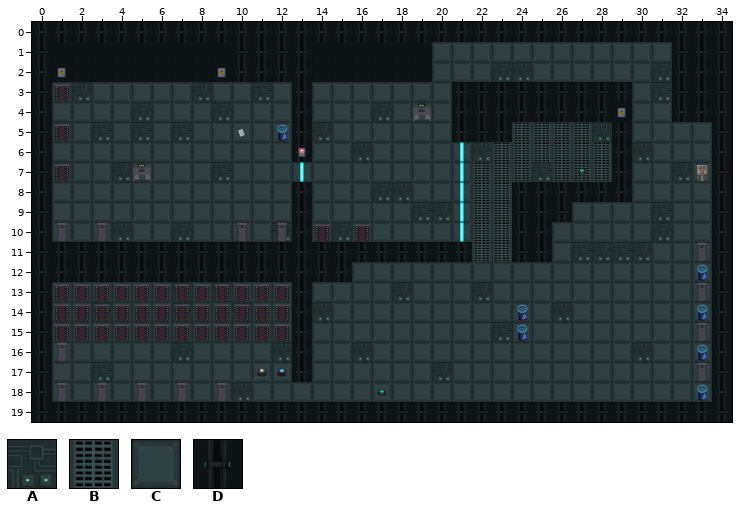
A Tiled map gets an edit: assets/maps/tutorial_mapa.tmx. The first picture shows the starting point.
Cells are 111x111 px. Shown: x 0..34, y 0..19.
Key: from "Tilemap": A 2, B 3, C 8, D 14.
_ is an empty cell, # one hidden under a higher layer.
Layers that did not change in this view are not listed.
Layer "floor" before, first column x 0:
 0 DDDDDDDDDDDDDDDDDDDDDDDDDDDDDDDDDDD
 1 D###################CCCCCCCCCCCC##D
 2 D###################CCCAACCCCCCA##D
 3 DCACCCCCACCAC#CCCCCCC#########CA##D
 4 DCCCCACCCACCC#CCCACCC#########CC##D
 5 DCCACACACCCCC#ACCCCCC###BBBBA#CCCCD
 6 DCCCCCCCCCCCC#CCACCCCCABBBBBB#ACCCD
 7 DCCCACCCCACCCCCCCCCCCCBBBABBB#CCACD
 8 DCCCCCCCCCCCC#CCCAACCCBB######CCCCD
 9 DCCCCCCCCCCCC#CCCCCAACBB###CCCCACCD
10 DCCCACCACCCCA#CACCCCCCBB##CCCCCACCD
11 D#####################BB##CAAAACCCD
12 D###############CCCCCCCCCCCCCCCCCCD
13 DCCCCCCACACCC#CCCCACCCACCCCCCCCCCCD
14 DCCACCCACCACC#ACCCCCCCCCCCACCCCCCCD
15 DCCCCCCCCCCCC#CCCCCCCCCACCCCCCCCCCD
16 DCCCCCCACCCCA#CCACCCCCCCCCCCCCACCCD
17 DCCACCCCCCCCC#CCCCCCACCCCCCCCCCCCCD
18 DCCCCCCCCCACCCCCCCCCCCCCCCCCCCCCCCD
19 DDDDDDDDDDDDDDDDDDDDDDDDDDDDDDDDDDD
Once edited:
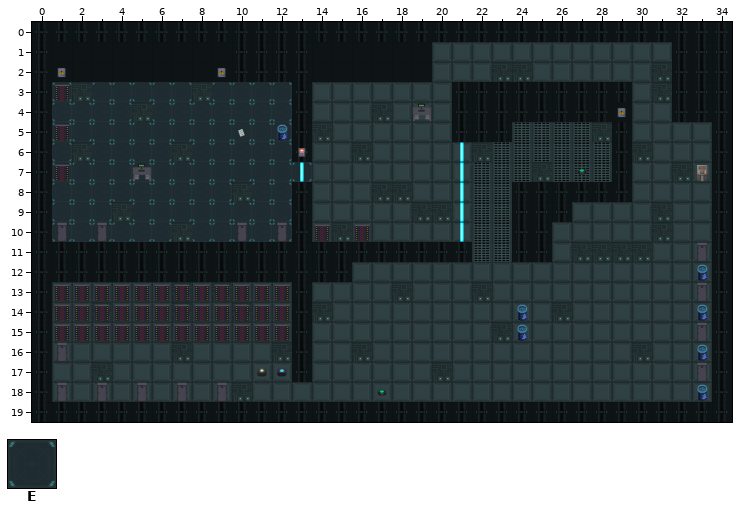
Further tiles: from "Tilemap": E 1.
Commit message: correcion pared mapa
Changes in this commit:
Layer "floor":
The edit turns tile C into tile A in row 6 at x 2 and 7; in row 8 at x 10; in row 9 at x 4.
The edit turns tile A into tile E in row 3 at x 11; in row 4 at x 9; in row 5 at x 3, 5 and 7; in row 7 at x 4 and 9; in row 10 at x 4 and 12.
The edit turns tile C into tile E in row 3 at x 1, 3 to 7, 9 to 10 and 12; in row 4 at x 1 to 4, 6 to 8 and 10 to 12; in row 5 at x 1 to 2, 4, 6 and 8 to 12; in row 6 at x 1, 3 to 6 and 8 to 12; in row 7 at x 1 to 3, 5 to 8 and 10 to 13; in row 8 at x 1 to 9 and 11 to 12.
The edit turns tile C into tile E in row 9 at x 1 to 3 and 5 to 12; in row 10 at x 1 to 3, 5 to 6 and 8 to 11.
Changed places in both pictures, as pixel boxes (x1, y1, x2, y2):
changed: (52, 82, 312, 242)
